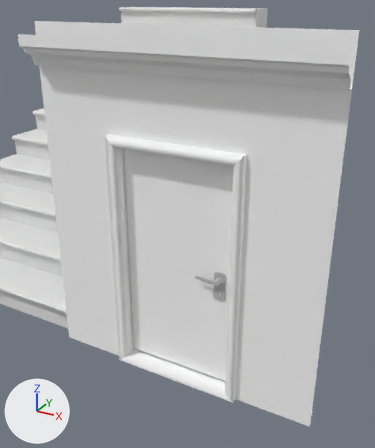
A saved change to the FBX model Assets/MyModels/Walls.fbx.
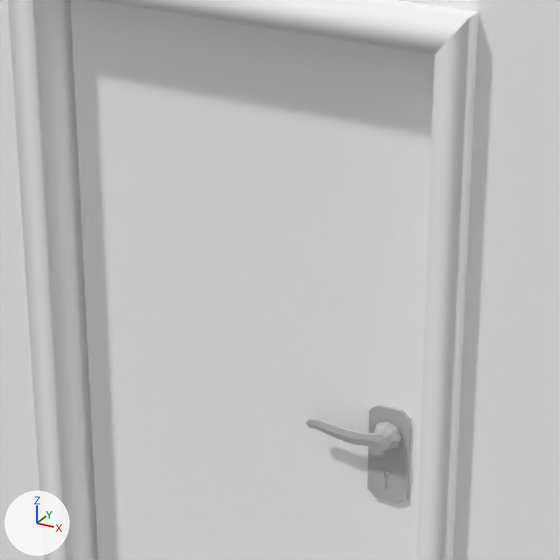
Old and new are each drawn from a 50 mm lens placed at (0.67, -3.38, 3.18), pointed at (-1.18, -0.02, 1.5) and again close up on the part from 28% to 72% of the width and 34% to 71% of the height. Arrows for +X, +Y and +Z are at lower left; the lights stay in place. Where no turn or scale is listed for an object, it has been applied to the vertices. Vertices at the same position are counted once.

Script lines for the objects in view, before the commit:
```python
me_wall_door1 = bpy.data.meshes.new('Wall.Door1')
me_wall_door1.from_pydata(...)  # 200 vertices, 178 faces; spans x 0.0..2.5, y -0.3..-0.01, z 0.0..3.0
# faces by material slot: [30, 147, 1]
me_wall_door1.materials.append(mat_a_wall)  # its picture is missing
me_wall_door1.materials.append(mat_b_wall)  # grey #bcbcbc
me_wall_door1.materials.append(mat_c_wall)  # its picture is missing
ob_wall_door1 = bpy.data.objects.new('Wall.Door1', me_wall_door1)
ob_wall_door1.location = (-2.5, 0.0, 0.0)
```
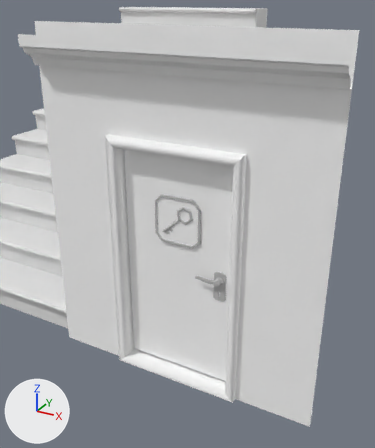
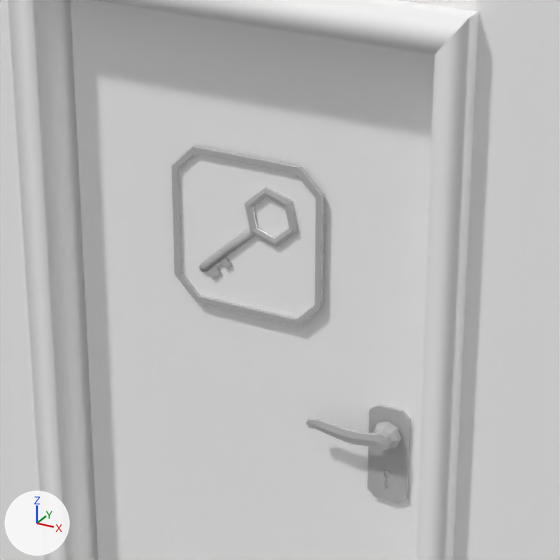
Location of each change, (x1, y1, x2, y2) in pixels of the close-ups (560 x 560 px):
part 1 of me_wall_door1, added: after (172, 145, 324, 326)
part 2 of me_wall_door1, added: after (199, 228, 255, 279)
part 3 of me_wall_door1, added: after (244, 187, 299, 247)

The change, as a diff of the scene's bpy script:
```diff
--- a/Assets/MyModels/Walls.fbx.py
+++ b/Assets/MyModels/Walls.fbx.py
@@ me_wall_door1 @@
 # used by ob_wall_door1; location = (-2.5, 0.0, 0.0)
-me_wall_door1.from_pydata(...)  # 200 vertices, 178 faces; spans x 0.0..2.5, y -0.3..-0.01, z 0.0..3.0
+me_wall_door1.from_pydata(...)  # 325 vertices, 284 faces; spans x 0.0..2.5, y -0.3..-0.01, z 0.0..3.0
+# me_wall_door1 part 1: a new loose piece of 49 vertices spanning x 1.04..1.45, y -0.06..-0.05, z 1.32..1.73
+# me_wall_door1 part 2: a new loose piece of 46 vertices spanning x 1.11..1.28, y -0.06..-0.05, z 1.39..1.55, in mat_b_wall (grey #bcbcbc)
+# me_wall_door1 part 3: a new loose piece of 30 vertices spanning x 1.24..1.39, y -0.06..-0.05, z 1.51..1.66
 me_wall_door1.materials.append(mat_a_wall)
```
